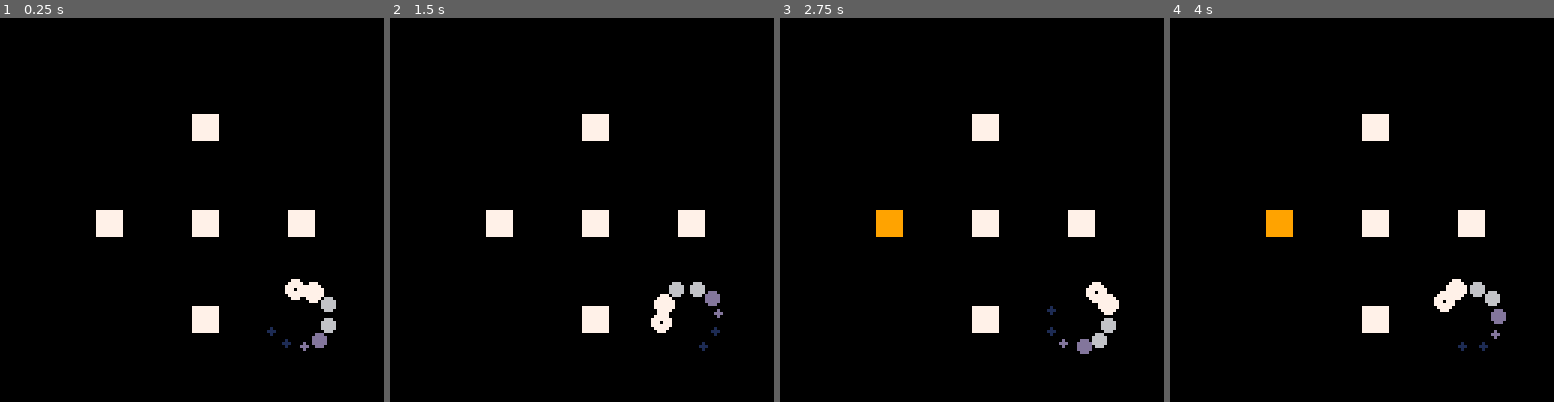
Above: before the commit, frames 1-4 (left to right).
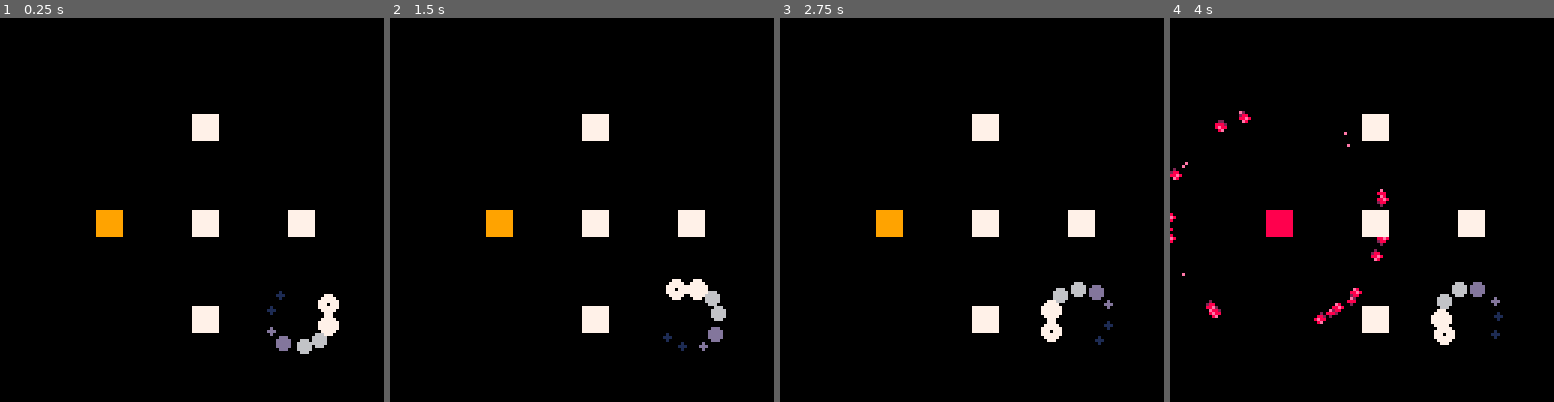
Above: after the commit, the same moments.

Repository: wesen/carts
Game: PICO-8 cartridge games/splat/splat.p8
Same seed, same stepped clock (60 frames per second), same inputs: the game is played once before the commit and once after it.
Inputs:
- Up to frame 1 (0.25 s): no input
- Up to frame 2 (1.5 s): no input
- Up to frame 3 (2.75 s): no input
- Up to frame 4 (4 s): no input

The runs differ from the first frame. In frame 1, 1.9% of the frame differs, in the area x 25-89%, y 50-88%; in frame 2, 1.9%; in frame 3, 1.6%; in frame 4, 2.6%, in the area x 0-88%, y 24-87%.

Commit message:
Add some explosions to signify impact

Diff:
--- a/games/splat/clock-control.lua
+++ b/games/splat/clock-control.lua
@@ -1,5 +1,5 @@
 local slow_time_factor=0.2
-local slow_time_countdown=2
+local slow_time_countdown=3
 
 local state_normal_time=0
 local state_slow_time=1
--- a/games/splat/enemy-manager.lua
+++ b/games/splat/enemy-manager.lua
@@ -16,7 +16,7 @@
 
 cls_enemy_manager=class(function(self)
  self.enemies={}
- self.hit_countdown=2
+ self.hit_countdown=0
 end)
 
 function cls_enemy_manager:draw()
@@ -38,7 +38,9 @@
    next_enemy=e
    lowest_countdown=e.countdown
   elseif e.state==state_winding_up and e.countdown<0 then
-   printh("ATTACK")
+   for i=1,30 do
+    cls_gore.init(e.pos)
+   end
    clock_control:on_enemy_attacks()
    e.state=state_attacking
    e.countdown=countdown_attacking
--- /dev/null
+++ b/games/splat/particle.lua
@@ -0,0 +1,50 @@
+cls_particle=class(function(self,pos,lifetime,sprs)
+ self.pos=pos+v2(mrnd(1),0)
+ self.flip=v2(false,false)
+ self.t=0
+ self.lifetime=lifetime
+ self.sprs=sprs
+ self.is_solid=false
+ self.weight=0
+ self.spd=v2(0,0)
+ add(actors,self)
+end)
+
+function cls_particle:random_flip()
+ self.flip=v2(maybe(),maybe())
+end
+
+function cls_particle:random_angle(spd)
+ self.spd=angle2vec(rnd(1))*spd
+end
+
+function cls_particle:update()
+ self.t+=dt
+ if self.t>self.lifetime then
+   del(actors,self)
+   return
+ end
+
+ self.pos+=self.spd
+ local maxfall=2
+end
+
+function cls_particle:draw()
+ local idx=flr(#self.sprs*(self.t/self.lifetime))
+ local spr_=self.sprs[1+idx]
+ spr(spr_,self.pos.x,self.pos.y,1,1,self.flip.x,self.flip.y)
+end
+
+cls_gore=subclass(cls_particle,function(self,pos)
+ cls_particle._ctr(self,pos,0.5+rnd(2),{35,36,37,38,38})
+ self.hitbox=hitbox(v2(2,2),v2(3,3))
+ self.spd=angle2vec(rnd(1))
+ self.weight=0.5+rnd(1)
+ self:random_flip()
+end)
+
+function make_gore_explosion(pos)
+ for i=0,30 do
+  cls_gore.init(pos)
+ end
+end
--- a/games/splat/splat.lua
+++ b/games/splat/splat.lua
@@ -12,6 +12,8 @@
 
 --#include clock-control
 local clock_control=cls_clock_control.init()
+
+--#include particle
 
 --#include player
 --#include enemy-manager
--- a/games/splat/splat.p8
+++ b/games/splat/splat.p8
@@ -349,7 +349,7 @@
 local clock=cls_clock.init(v2(100,100))
 
 local slow_time_factor=0.2
-local slow_time_countdown=2
+local slow_time_countdown=3
 
 local state_normal_time=0
 local state_slow_time=1
@@ -390,6 +390,58 @@
 end
 
 local clock_control=cls_clock_control.init()
+
+cls_particle=class(function(self,pos,lifetime,sprs)
+ self.pos=pos+v2(mrnd(1),0)
+ self.flip=v2(false,false)
+ self.t=0
+ self.lifetime=lifetime
+ self.sprs=sprs
+ self.is_solid=false
+ self.weight=0
+ self.spd=v2(0,0)
+ add(actors,self)
+end)
+
+function cls_particle:random_flip()
+ self.flip=v2(maybe(),maybe())
+end
+
+function cls_particle:random_angle(spd)
+ self.spd=angle2vec(rnd(1))*spd
+end
+
+function cls_particle:update()
+ self.t+=dt
+ if self.t>self.lifetime then
+   del(actors,self)
+   return
+ end
+
+ self.pos+=self.spd
+ local maxfall=2
+end
+
+function cls_particle:draw()
+ local idx=flr(#self.sprs*(self.t/self.lifetime))
+ local spr_=self.sprs[1+idx]
+ spr(spr_,self.pos.x,self.pos.y,1,1,self.flip.x,self.flip.y)
+end
+
+cls_gore=subclass(cls_particle,function(self,pos)
+ cls_particle._ctr(self,pos,0.5+rnd(2),{35,36,37,38,38})
+ self.hitbox=hitbox(v2(2,2),v2(3,3))
+ self.spd=angle2vec(rnd(1))
+ self.weight=0.5+rnd(1)
+ self:random_flip()
+end)
+
+function make_gore_explosion(pos)
+ for i=0,30 do
+  cls_gore.init(pos)
+ end
+end
+
 
 cls_player=class(function(self,pos)
  self.pos=pos
@@ -420,7 +472,7 @@
 
 cls_enemy_manager=class(function(self)
  self.enemies={}
- self.hit_countdown=2
+ self.hit_countdown=0
 end)
 
 function cls_enemy_manager:draw()
@@ -442,7 +494,9 @@
    next_enemy=e
    lowest_countdown=e.countdown
   elseif e.state==state_winding_up and e.countdown<0 then
-   printh("ATTACK")
+   for i=1,30 do
+    cls_gore.init(e.pos)
+   end
    clock_control:on_enemy_attacks()
    e.state=state_attacking
    e.countdown=countdown_attacking
Not shown, changed: 128 lines of the sprite sheet (__gfx__) section of games/splat/splat.p8
